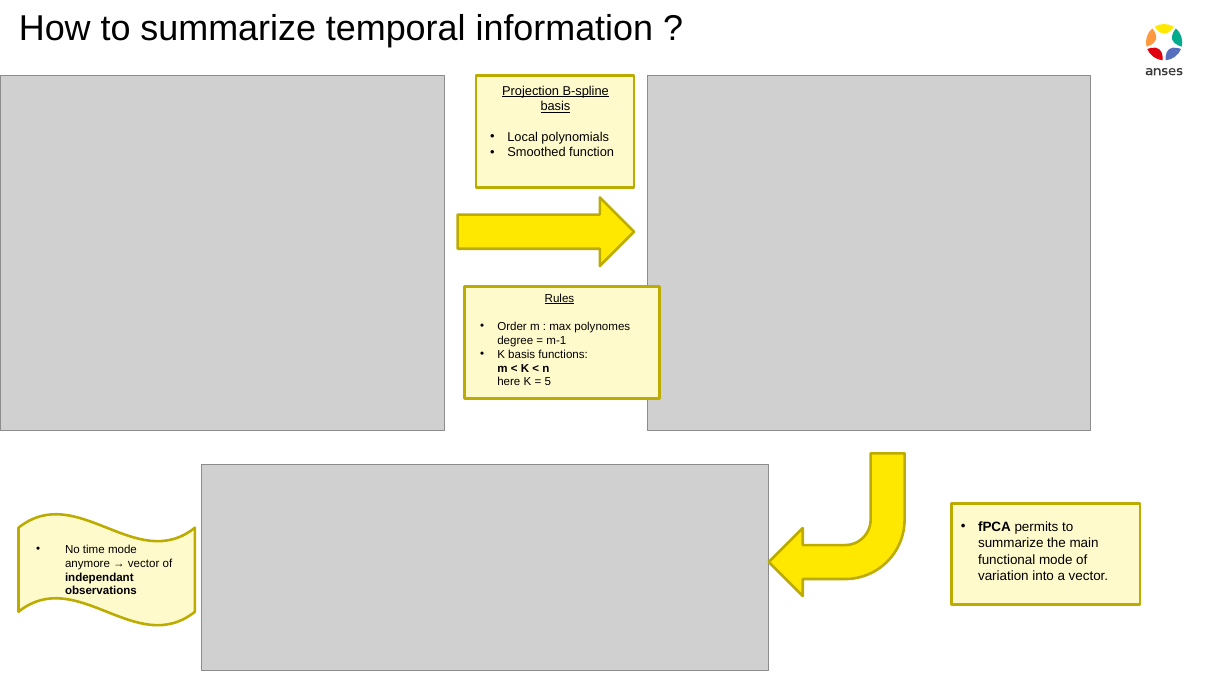
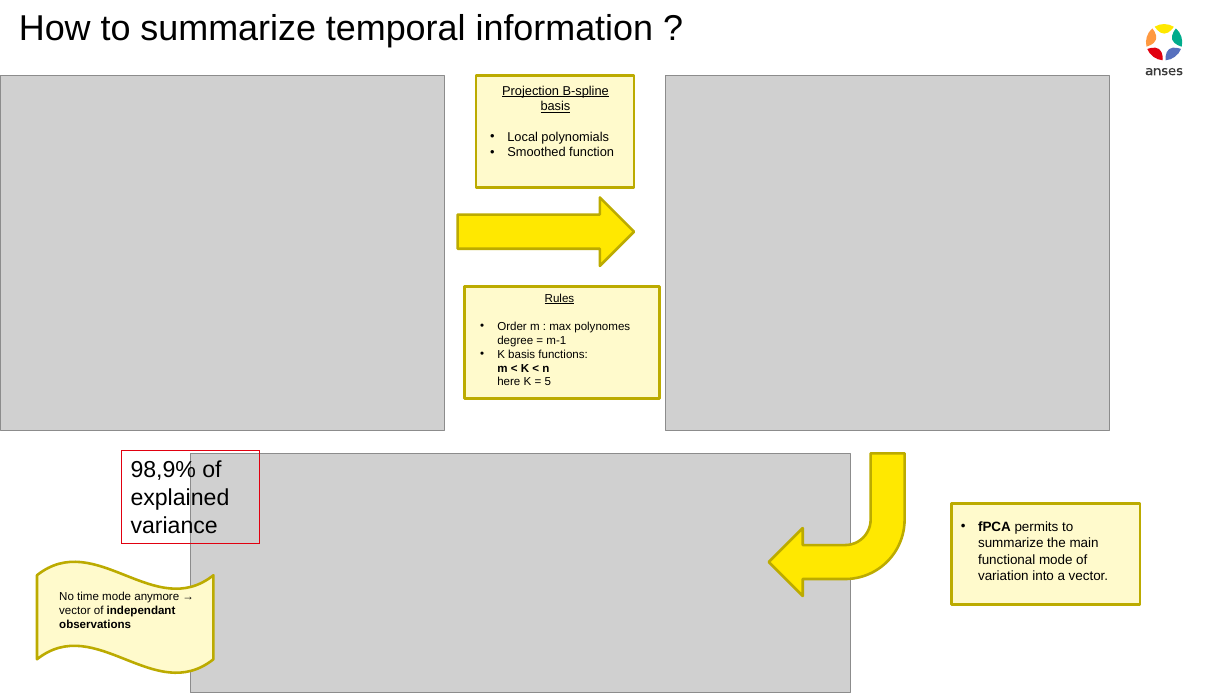
Before and after one commit to GMarTT/Agrostat-Dijon, a slide deck: slide 8 of diaporama/diapo_agrostat_v2.pptx. Drawn at 1232x693 pixels with LibreOffice and Linux fonts; fonts in the diff are those of the drawing; grey boxes stand for pictures. Boxes give left, top, right and bottom in pixels: in the first picture for what was removed or moved away, otherwise in the second. Text is boxed around its words. In the diff, an @@ line names an element or a change of style, - is before the commit and + after.

```diff
--- a/diaporama/diapo_agrostat_v2.pptx
+++ b/diaporama/diapo_agrostat_v2.pptx
@@ picture: place and size @@
-picture at (648, 76, 1092, 431)
+picture at (665, 76, 1109, 431)
@@ rectangle added at (121, 450, 259, 543), outline #E1000F 0.75 pt, 18 pt, text #000000 @@
+98,9% of explained variance
@@ picture: place and size @@
-picture at (201, 464, 769, 670)
+picture at (190, 453, 850, 693)
@@ wave: place and size @@
-wave at (18, 514, 195, 626)
+wave at (37, 561, 213, 673)
@@ text "No time mode anymore → ...": place and size @@
-text "No time mode anymore → ..." at (65, 544, 173, 594)
+text "No time mode anymore → ..." at (59, 591, 179, 628)
@@ text "No time mode anymore → ..." at (59, 591, 179, 628): bullet • to none @@
```
Also in this commit, not shown: 3 other slides changed, 6 slides added, 8 slides removed, 6 other files.
